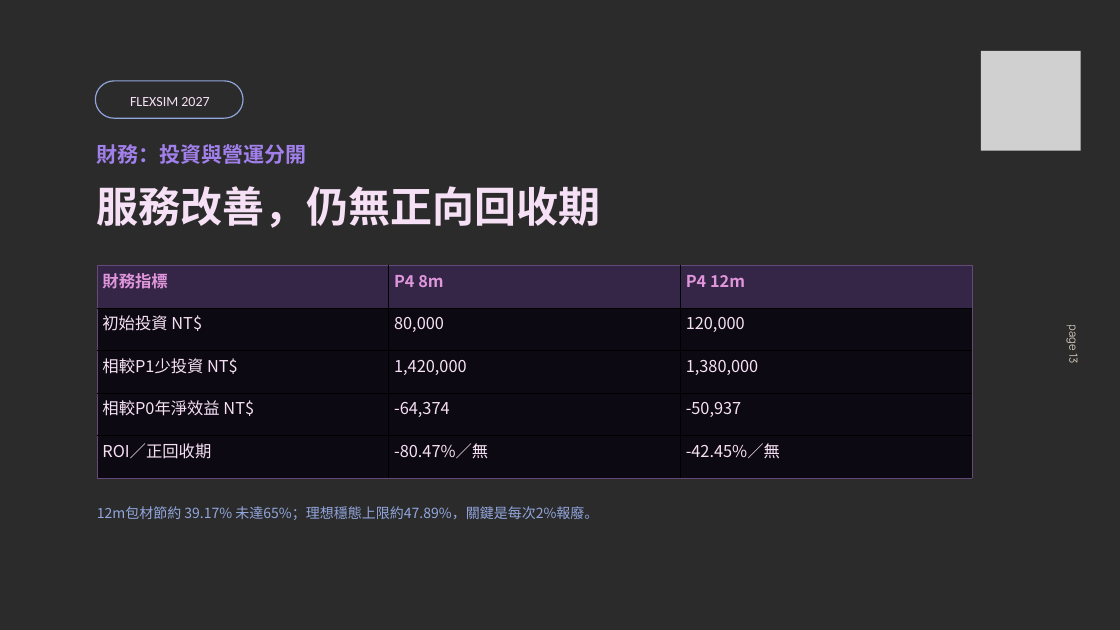
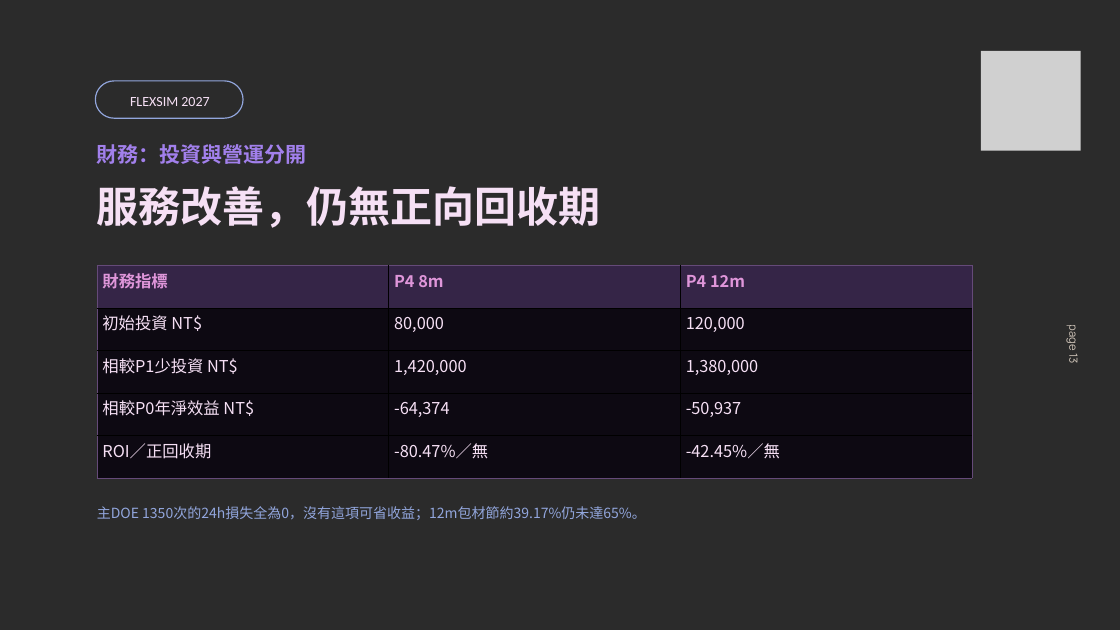
Before and after one commit to JRYTW/flexsim-circular-logistics-digital-twin, a slide deck: slide 13 of 重點檔案/01_成果簡報.pptx. Drawn at 1120x630 pixels with LibreOffice and Linux fonts; fonts in the diff are those of the drawing; grey boxes stand for pictures; background and template pictures are left out; a plain dark background stands for a picture behind light text. Boxes give left, top, right and bottom in pixels: in the first picture for what was removed or moved away, otherwise in the second. Text is boxed around its words. In the diff, an @@ line names an element or a change of style, - is before the commit and + after.

```diff
--- a/重點檔案/01_成果簡報.pptx
+++ b/重點檔案/01_成果簡報.pptx
@@ text at box(97, 506, 646, 520): text changed @@
-12m包材節約 39.17% 未達65%；理想穩態上限約47.89%，關鍵是每次2%報廢。
+主DOE 1350次的24h損失全為0，沒有這項可省收益；12m包材節約39.17%仍未達65%。
```
Also in this commit, not shown: 5 other slides changed, 2 slides added, 2 slides removed, 19 other files.
